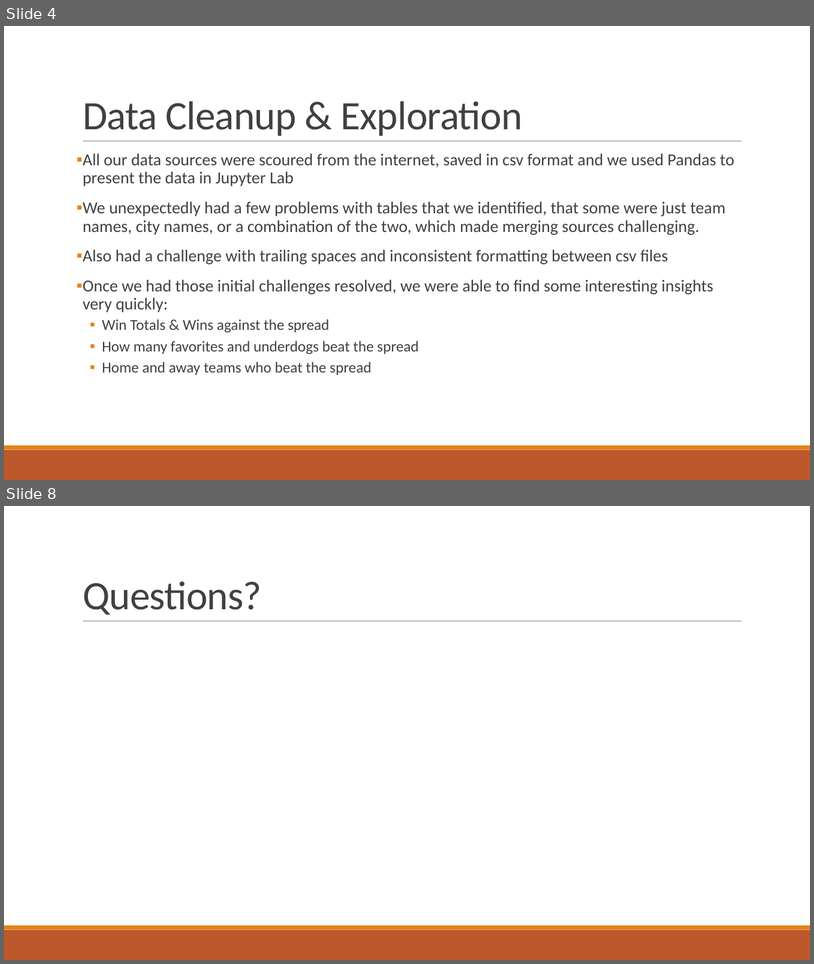
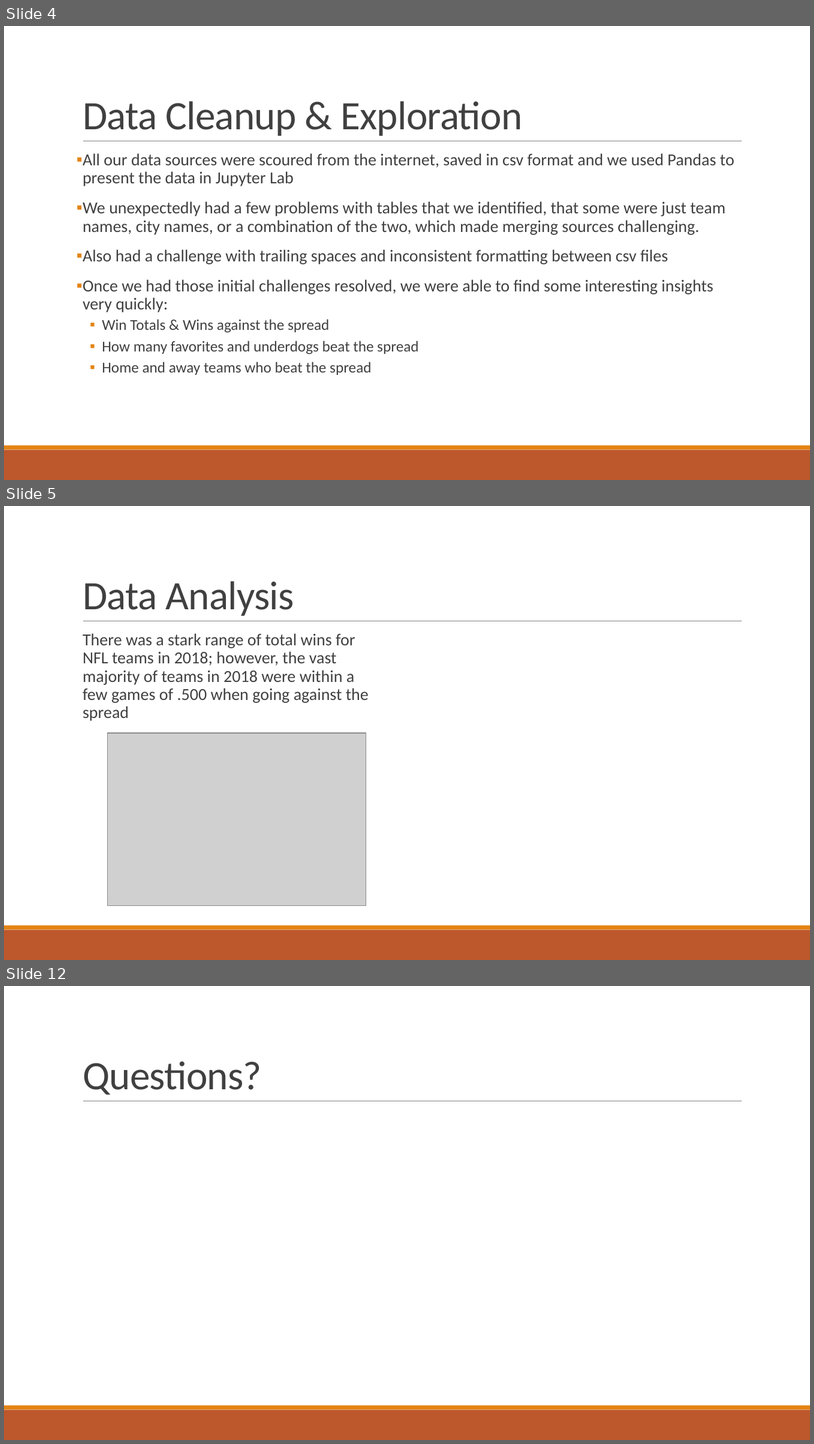
Before and after one commit to allamass95/nfl_spreads, a slide deck: NFL Spreads.pptx. Shown one above the other, each under a label of ours: slides 4 and 8 before the commit, slides 4, 5 and 12 after it; the slides between them are not shown. The pictures are 814x964 and 814x1444 pixels, drawn with LibreOffice and Linux fonts; fonts in the diff are those of the drawing; grey boxes stand for pictures. Boxes give left, top, right and bottom in pixels: in the first picture for what was removed or moved away, otherwise in the second. Text is boxed around its words. In the diff, an @@ line names an element or a change of style, - is before the commit and + after.

```diff
--- a/NFL Spreads.pptx
+++ b/NFL Spreads.pptx
@@ slide 5 added at bbox=[4, 506, 810, 960], background #FFFFFF; not listed: 3 template elements that a slide beside it also shows @@
@@ title added at bbox=[83, 581, 294, 616], 48 pt, text #404040 @@
+Data Analysis
@@ text added at bbox=[83, 633, 369, 721], 20 pt, text #404040 @@
+  There was a stark range of total wins for NFL teams in 2018; however, the vast majority of teams in 2018 were within a few games of .500 when going against the spread
@@ picture added at bbox=[107, 733, 366, 905] @@
@@ what was slide 8 is now slide 12 @@
```
Also in this commit, not shown: 2 slides changed, 4 other slides added, 1 slide removed, 8 other files.
